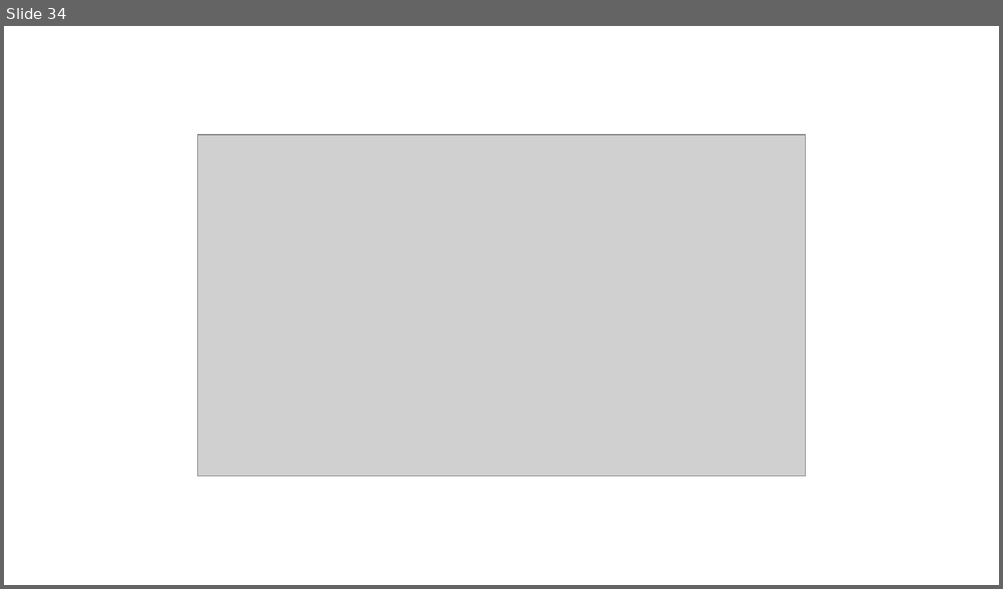
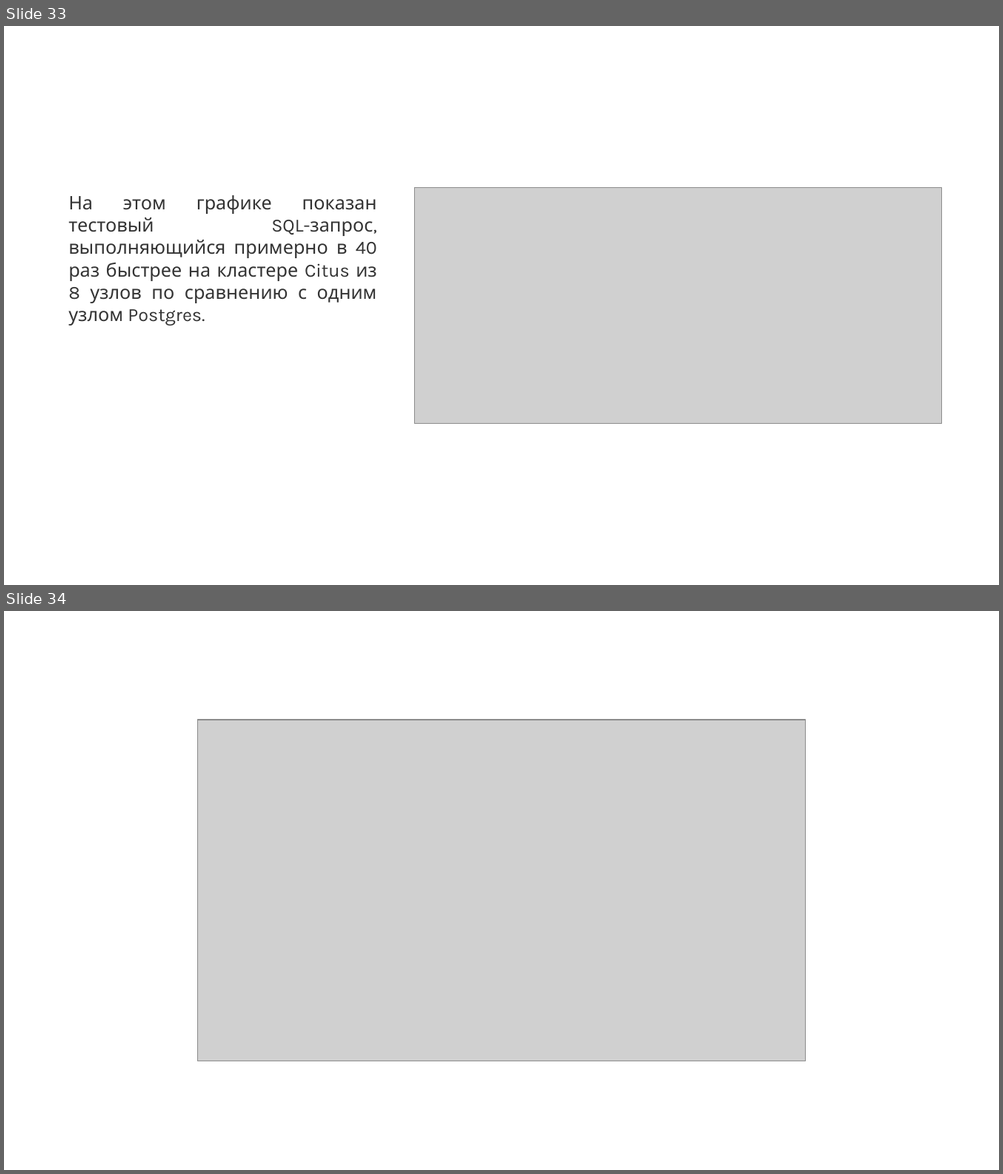
Before and after one commit to martim-x/K8sCitusCluster, a slide deck: conference/resources/Conference.pptx. Shown one above the other, each under a label of ours: slide 34 before the commit, slides 33 and 34 after it. The pictures are 1003x589 and 1003x1174 pixels, drawn with LibreOffice and Linux fonts; fonts in the diff are those of the drawing; grey boxes stand for pictures. Boxes give left, top, right and bottom in pixels: in the first picture for what was removed or moved away, otherwise in the second. Text is boxed around its words. In the diff, an @@ line names an element or a change of style, - is before the commit and + after.

```diff
--- a/conference/resources/Conference.pptx
+++ b/conference/resources/Conference.pptx
@@ slide 33 added at <box>4,26,999,585</box>, background #FFFFFF @@
@@ text added at <box>68,195,377,304</box>, 18 pt, text #333333 @@
+На этом графике показан тестовый SQL-запрос, выполняющийся примерно в 40 раз быстрее на кластере Citus из 8 узлов по сравнению с одним узлом Postgres.
@@ picture added at <box>415,188,941,424</box> @@
```
Also in this commit, not shown: 19 other slides added, 20 slides removed.
